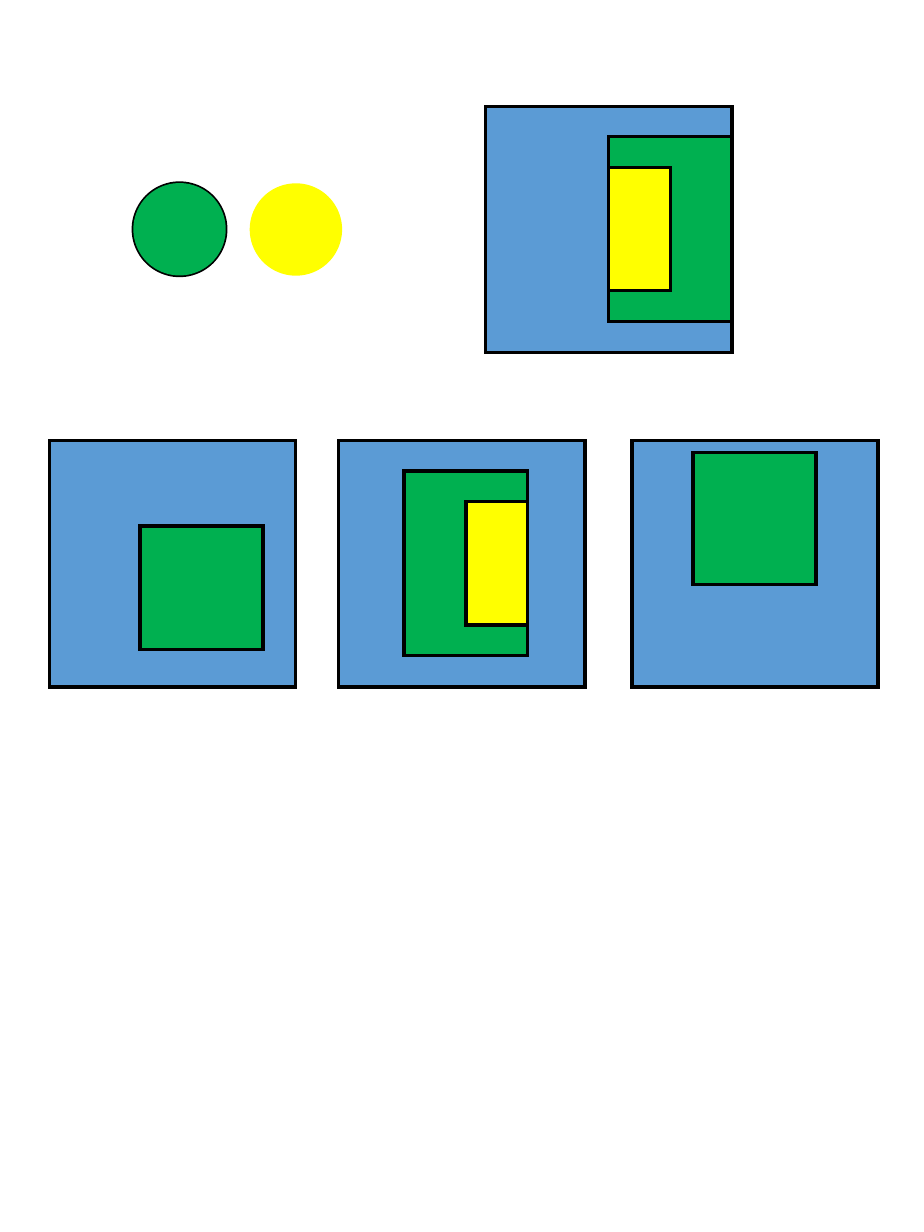
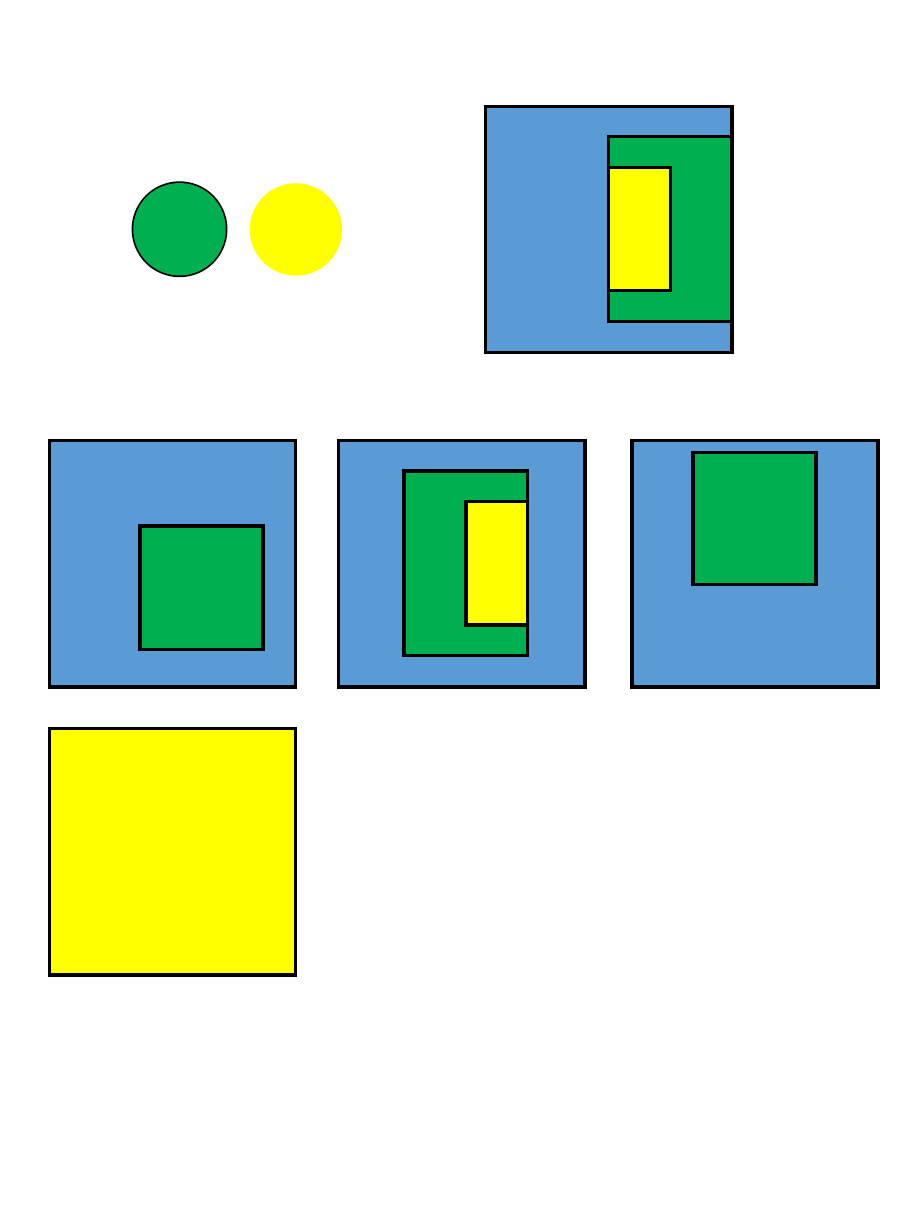
Before and after one commit to GregSal/StructureRelations, a slide deck: slide 11 of src/Images/2D Relations/Relation Images.pptx. Drawn at 924x1232 pixels with LibreOffice and Linux fonts; fonts in the diff are those of the drawing. Boxes give left, top, right and bottom in pixels: in the first picture for what was removed or moved away, otherwise in the second. Text is boxed around its words. In the diff, an @@ line names an element or a change of style, - is before the commit and + after.

```diff
--- a/src/Images/2D Relations/Relation Images.pptx
+++ b/src/Images/2D Relations/Relation Images.pptx
@@ rectangle added at bbox=[49, 728, 296, 975], fill #FFFF00, outline #000000 2 pt @@
```
Also in this commit, not shown: 10 other files.
